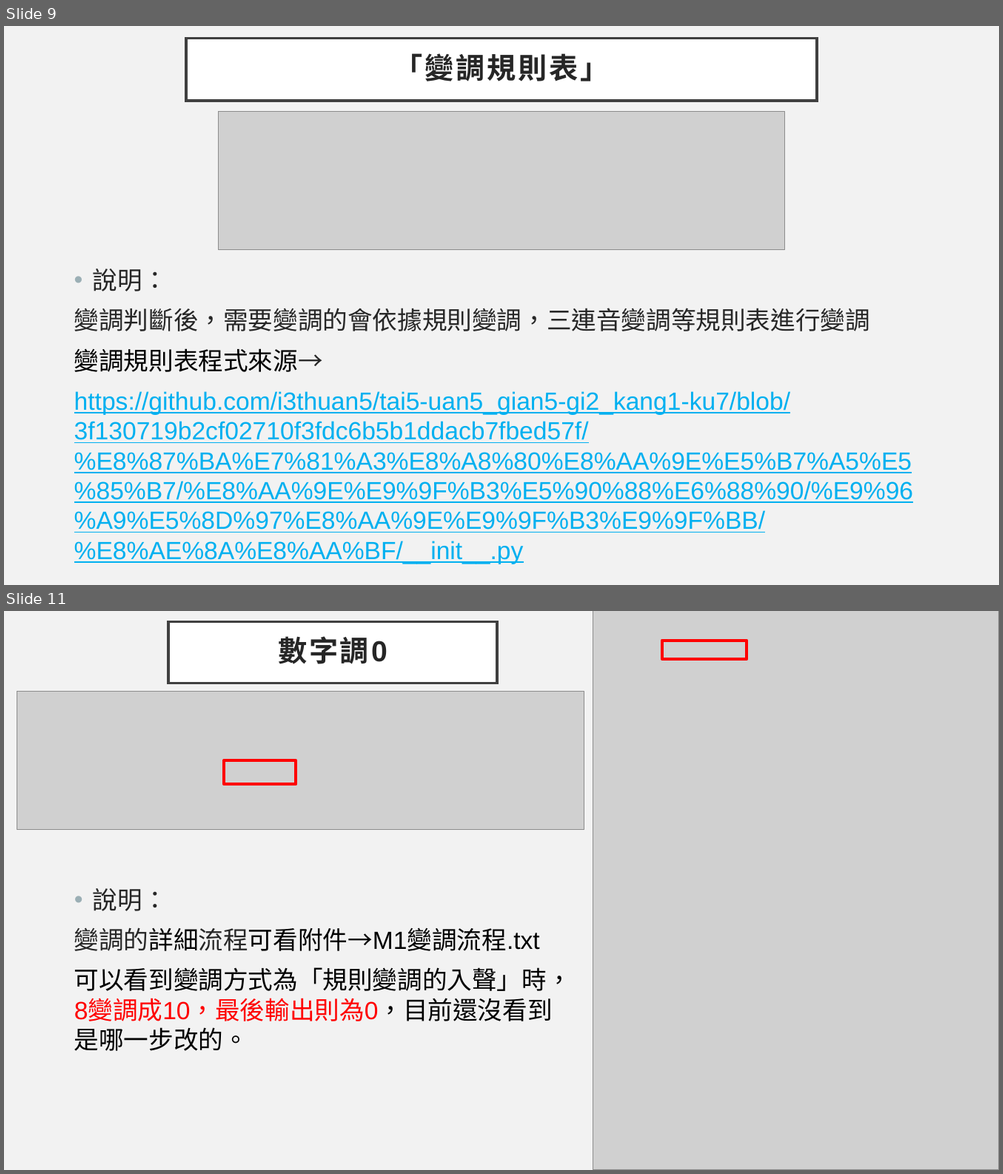
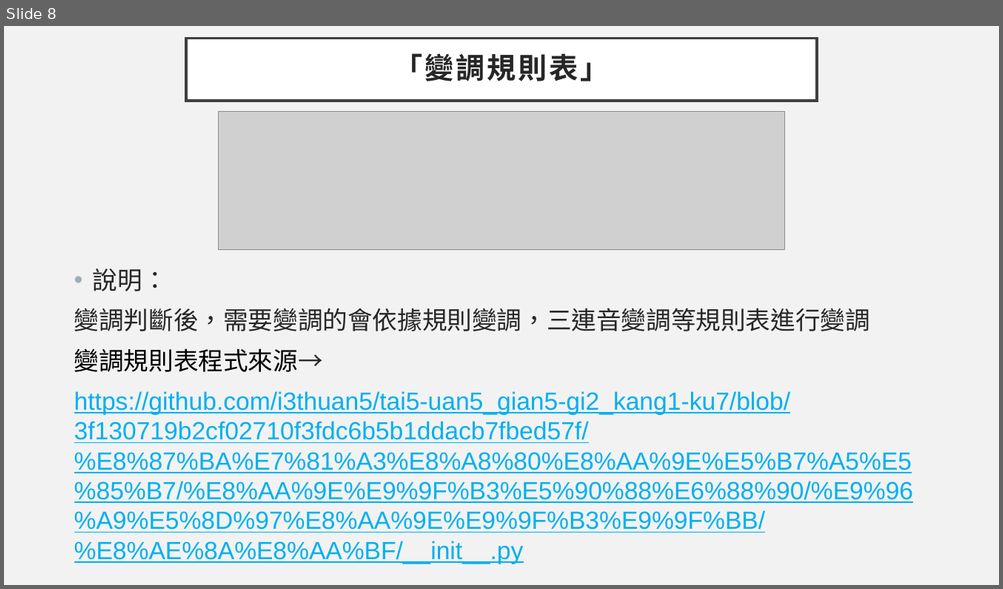
Before and after one commit to 108368090/tai5-gi2_pian3-tiau7, a slide deck: 台語變調程式說明(含附件檔案說明).pptx. Shown one above the other, each under a label of ours: slides 9 and 11 before the commit, slide 8 after it; the slides between them are not shown. The pictures are 1003x1174 and 1003x589 pixels, drawn with LibreOffice and Linux fonts; fonts in the diff are those of the drawing; grey boxes stand for pictures. Boxes give left, top, right and bottom in pixels: in the first picture for what was removed or moved away, otherwise in the second. Text is boxed around its words. In the diff, an @@ line names an element or a change of style, - is before the commit and + after.

```diff
--- a/台語變調程式說明(含附件檔案說明).pptx
+++ b/台語變調程式說明(含附件檔案說明).pptx
@@ slide 11 removed at <box>4,611,999,1170</box>, background #F2F2F2 @@
@@ title removed at <box>168,621,497,683</box> @@
-數字調0
@@ picture removed at <box>593,611,999,1170</box> @@
@@ rectangle removed at <box>662,640,746,659</box> @@
@@ picture removed at <box>17,692,583,830</box> @@
@@ rectangle removed at <box>224,760,296,784</box> @@
@@ text removed at <box>74,889,572,1051</box> @@
-• 說明：
-變調的詳細流程可看附件→M1變調流程.txt
-可以看到變調方式為「規則變調的入聲」時，8變調成10，最後輸出則為0，目前還沒看到是哪一步改的。
@@ what was slide 9 is now slide 8 @@
```
Also in this commit, not shown: 7 slides changed, 1 slide added, 1 other slide removed, 10 other files.
